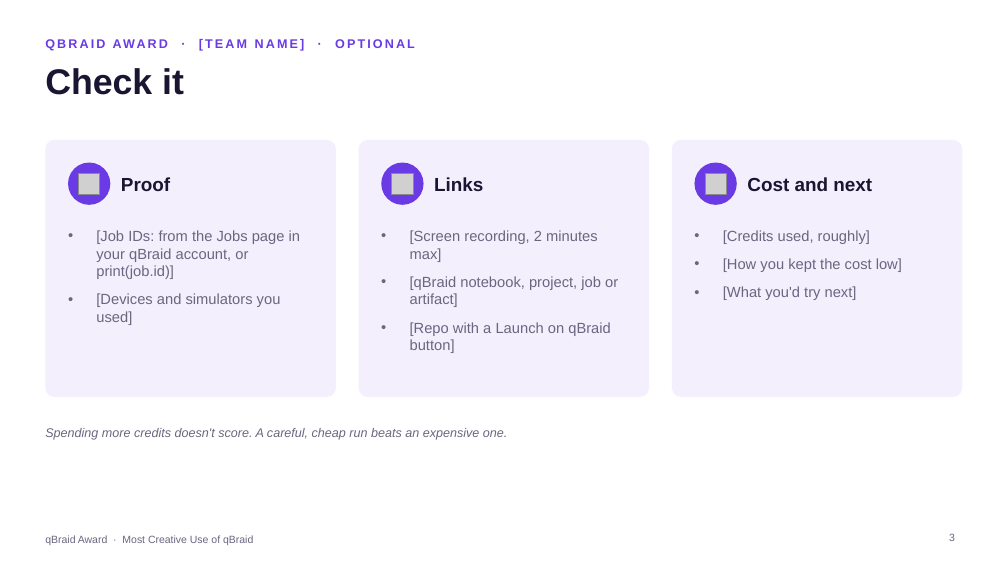
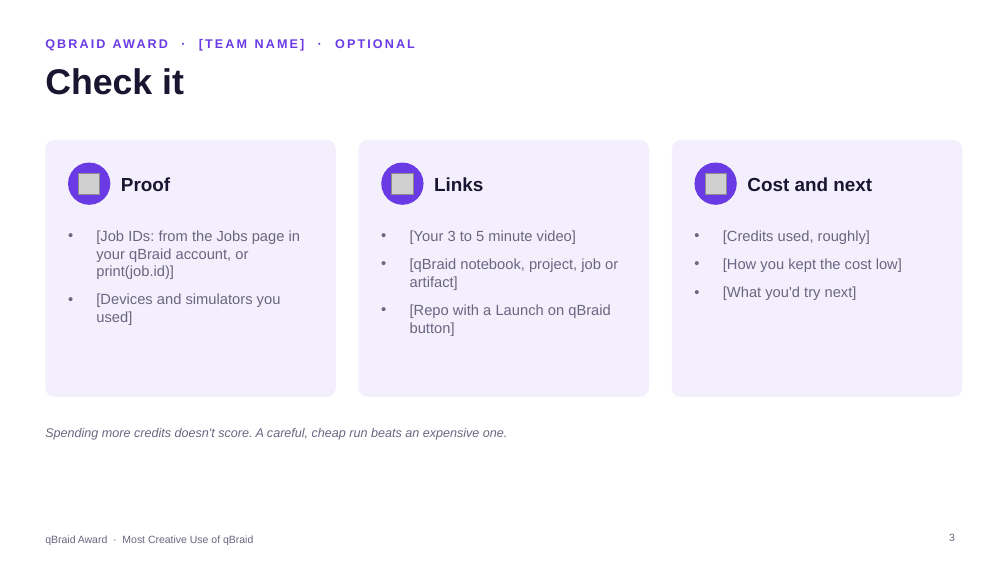
Before and after one commit to qBraid/qbraid-award, a slide deck: slide 3 of template/qbraid-award-template.pptx. Drawn at 1008x567 pixels with LibreOffice and Linux fonts; fonts in the diff are those of the drawing; grey boxes stand for pictures. Boxes give left, top, right and bottom in pixels: in the first picture for what was removed or moved away, otherwise in the second. Text is boxed around its words. In the diff, an @@ line names an element or a change of style, - is before the commit and + after.

```diff
--- a/template/qbraid-award-template.pptx
+++ b/template/qbraid-award-template.pptx
@@ text at [410,230,576,244]: text changed @@
-• [Screen recording, 2 minutes max]
+• [Your 3 to 5 minute video]
```
Also in this commit, not shown: 2 other slides changed, 8 other files.
